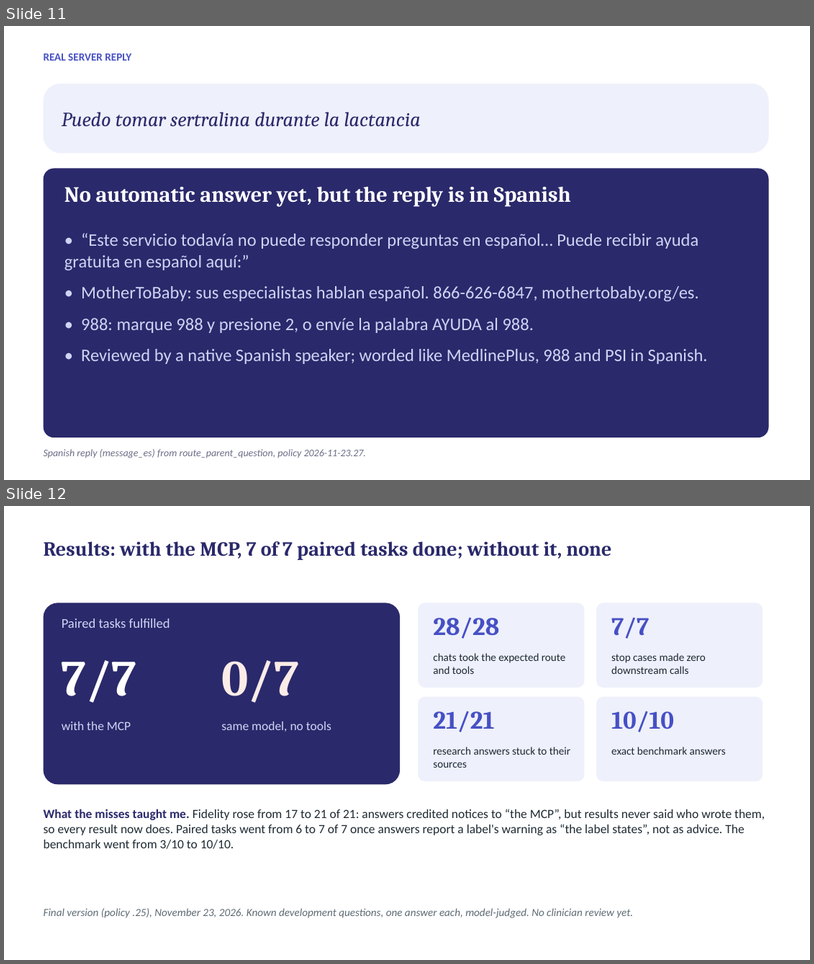
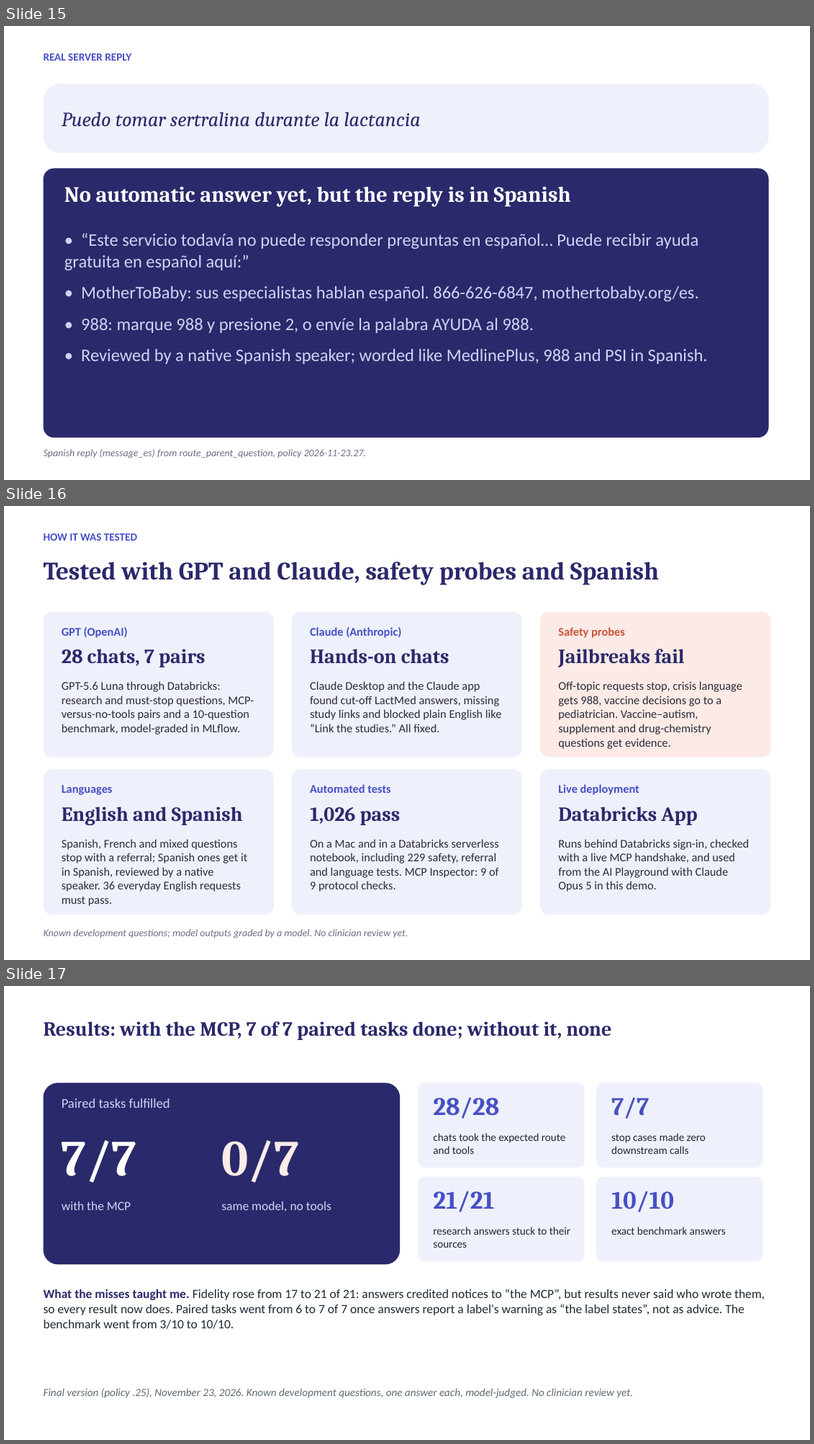
Before and after one commit to gpiat333/Parent-Child-Pharmacology-MCP, a slide deck: presentation/Parent-child Pharmacology MCP — Demo slides.pptx. Shown one above the other, each under a label of ours: slides 11 and 12 before the commit, slides 15, 16 and 17 after it. The pictures are 814x964 and 814x1444 pixels, drawn with LibreOffice and Linux fonts; fonts in the diff are those of the drawing. Boxes give left, top, right and bottom in pixels: in the first picture for what was removed or moved away, otherwise in the second. Text is boxed around its words. In the diff, an @@ line names an element or a change of style, - is before the commit and + after.

```diff
--- a/presentation/Parent-child Pharmacology MCP — Demo slides.pptx
+++ b/presentation/Parent-child Pharmacology MCP — Demo slides.pptx
@@ slide 16 added at (x1=4, y1=506, x2=810, y2=960), background #FFFFFF @@
@@ text added at (x1=44, y1=533, x2=137, y2=541), 13 pt, text #4650C4, bold @@
+HOW IT WAS TESTED
@@ text added at (x1=44, y1=561, x2=659, y2=584), 30 pt, text #2A296B, bold @@
+Tested with GPT and Claude, safety probes and Spanish
@@ rounded rectangle added at (x1=44, y1=612, x2=274, y2=757), fill #EEF0FB @@
@@ rounded rectangle added at (x1=292, y1=612, x2=522, y2=757), fill #EEF0FB @@
@@ rounded rectangle added at (x1=540, y1=612, x2=771, y2=757), fill #FBEAE5 @@
@@ text added at (x1=62, y1=627, x2=128, y2=638), 14 pt, text #4650C4, bold @@
+GPT (OpenAI)
@@ text added at (x1=310, y1=627, x2=401, y2=638), 14 pt, text #4650C4, bold @@
+Claude (Anthropic)
@@ text added at (x1=558, y1=627, x2=625, y2=638), 14 pt, text #C8553D, bold @@
+Safety probes
@@ text added at (x1=62, y1=649, x2=206, y2=667), 24 pt, text #2A296B, bold @@
+28 chats, 7 pairs
@@ text added at (x1=310, y1=649, x2=450, y2=663), 24 pt, text #2A296B, bold @@
+Hands-on chats
@@ text added at (x1=558, y1=649, x2=684, y2=667), 24 pt, text #2A296B, bold @@
+Jailbreaks fail
@@ text added at (x1=62, y1=681, x2=254, y2=734), 14 pt, text #2B2B3A @@
+GPT-5.6 Luna through Databricks: research and must-stop questions, MCP-versus-no-tools pairs and a 10-question benchmark, model-graded in MLflow.
@@ text added at (x1=310, y1=681, x2=502, y2=732), 14 pt, text #2B2B3A @@
+Claude Desktop and the Claude app found cut-off LactMed answers, missing study links and blocked plain English like “Link the studies.” All fixed.
@@ text added at (x1=558, y1=681, x2=743, y2=749), 14 pt, text #2B2B3A @@
+Off-topic requests stop, crisis language gets 988, vaccine decisions go to a pediatrician. Vaccine–autism, supplement and drug-chemistry questions get evidence.
@@ rounded rectangle added at (x1=44, y1=769, x2=274, y2=914), fill #EEF0FB @@
@@ text added at (x1=62, y1=785, x2=113, y2=795), 14 pt, text #4650C4, bold @@
+Languages
@@ rounded rectangle added at (x1=292, y1=769, x2=522, y2=914), fill #EEF0FB @@
@@ text added at (x1=310, y1=784, x2=391, y2=793), 14 pt, text #4650C4, bold @@
+Automated tests
@@ rounded rectangle added at (x1=540, y1=769, x2=771, y2=914), fill #EEF0FB @@
@@ text added at (x1=558, y1=784, x2=640, y2=795), 14 pt, text #4650C4, bold @@
+Live deployment
@@ text added at (x1=62, y1=806, x2=243, y2=825), 24 pt, text #2A296B, bold @@
+English and Spanish
@@ text added at (x1=310, y1=807, x2=401, y2=825), 24 pt, text #2A296B, bold @@
+1,026 pass
@@ text added at (x1=558, y1=806, x2=697, y2=825), 24 pt, text #2A296B, bold @@
+Databricks App
@@ text added at (x1=62, y1=839, x2=247, y2=906), 14 pt, text #2B2B3A @@
+Spanish, French and mixed questions stop with a referral; Spanish ones get it in Spanish, reviewed by a native speaker. 36 everyday English requests must pass.
@@ text added at (x1=310, y1=839, x2=499, y2=891), 14 pt, text #2B2B3A @@
+On a Mac and in a Databricks serverless notebook, including 229 safety, referral and language tests. MCP Inspector: 9 of 9 protocol checks.
@@ text added at (x1=558, y1=839, x2=749, y2=891), 14 pt, text #2B2B3A @@
+Runs behind Databricks sign-in, checked with a live MCP handshake, and used from the AI Playground with Claude Opus 5 in this demo.
@@ text added at (x1=44, y1=929, x2=408, y2=938), 12 pt, text #6B6E86, italic @@
+Known development questions; model outputs graded by a model. No clinician review yet.
@@ what was slide 11 is now slide 15 @@
@@ what was slide 12 is now slide 17 @@
```
Also in this commit, not shown: 4 other slides added, 2 other files.
